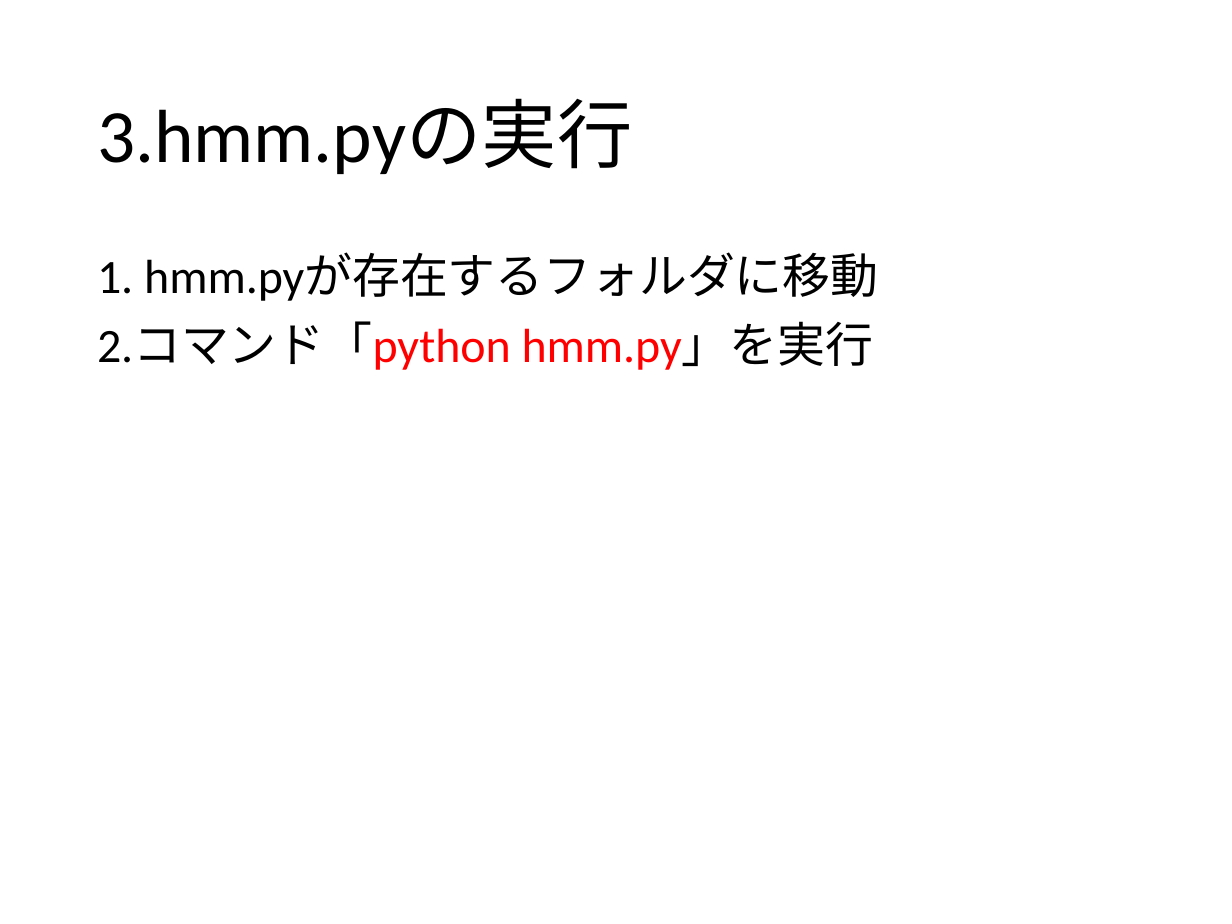
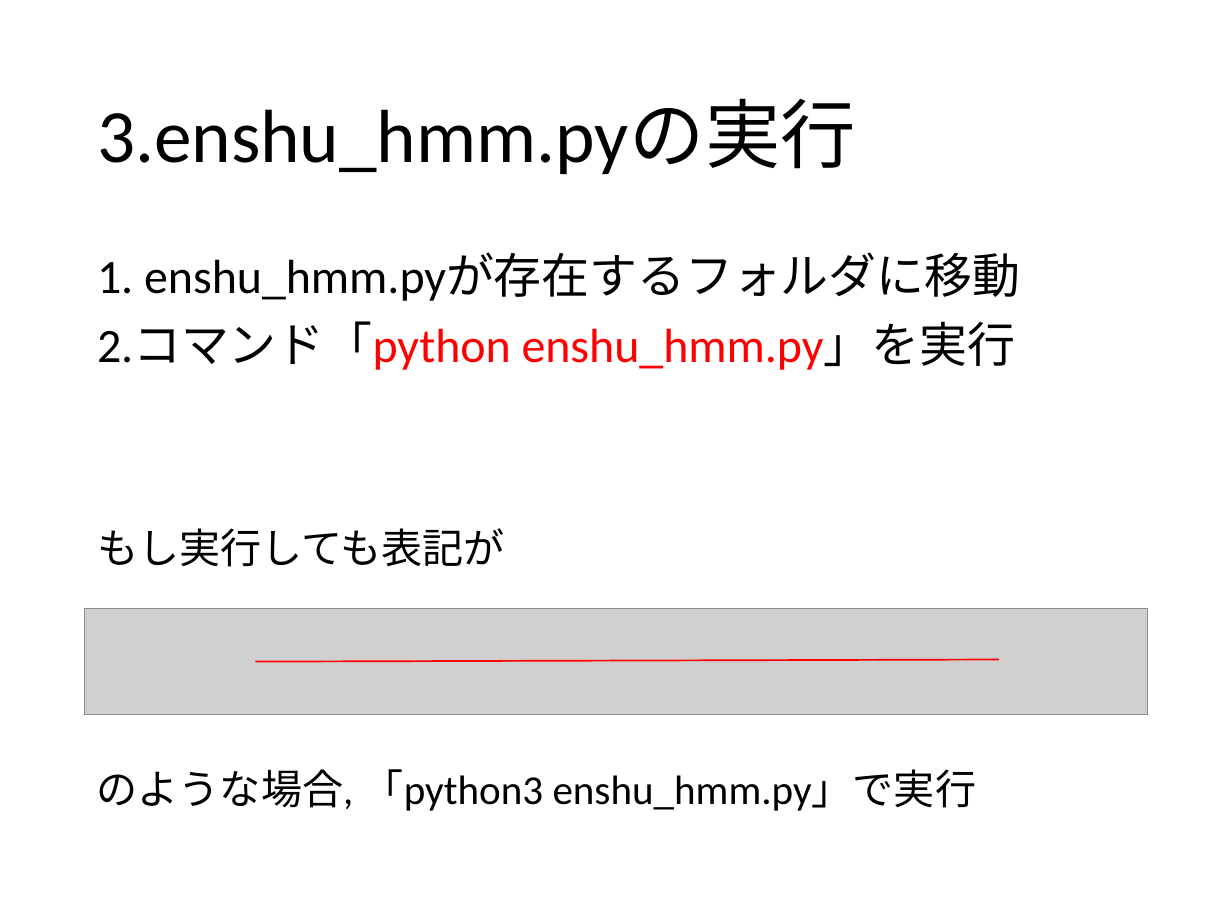
Before and after one commit to 2017B4/rinko, a slide deck: slide 9 of 輪講実習.pptx (slide 8 before the commit). Drawn at 1232x924 pixels with LibreOffice and Linux fonts; fonts in the diff are those of the drawing; grey boxes stand for pictures. Boxes give left, top, right and bottom in pixels: in the first picture for what was removed or moved away, otherwise in the second. Text is boxed around its words. In the diff, an @@ line names an element or a change of style, - is before the commit and + after.

```diff
--- a/輪講実習.pptx
+++ b/輪講実習.pptx
@@ title at [97,100,856,174]: text changed @@
-3.hmm.pyの実行
+3.enshu_hmm.pyの実行
@@ text at [97,253,1020,567]: text changed @@
-1. hmm.pyが存在するフォルダに移動
-2.コマンド「python hmm.py」を実行
+1. enshu_hmm.pyが存在するフォルダに移動
+2.コマンド「python enshu_hmm.py」を実行
+もし実行しても表記が
@@ picture added at [85,609,1147,715] @@
@@ line added from (255, 662) to (999, 659), #FF0000 1 pt @@
@@ text added at [97,769,977,811], 24 pt, text #000000 @@
+のような場合, 「python3 enshu_hmm.py」で実行
```
Also in this commit, not shown: 19 other slides changed, 7 slides added, 1 slide removed.
